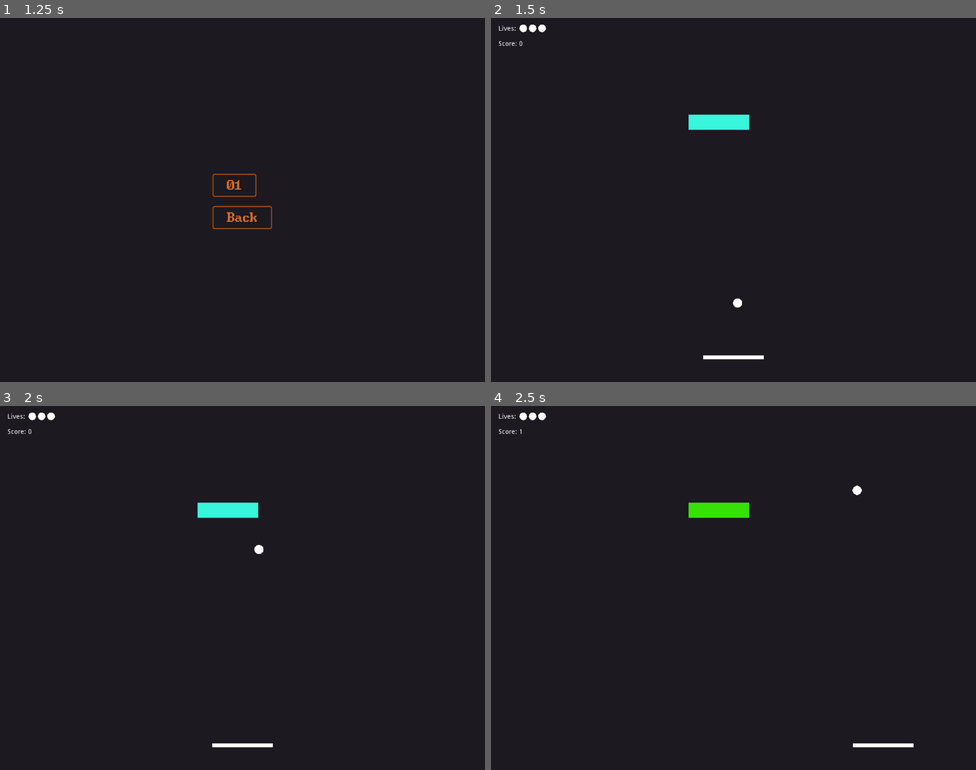
Above: before the commit, frames 1-4 (two rows, left to right).
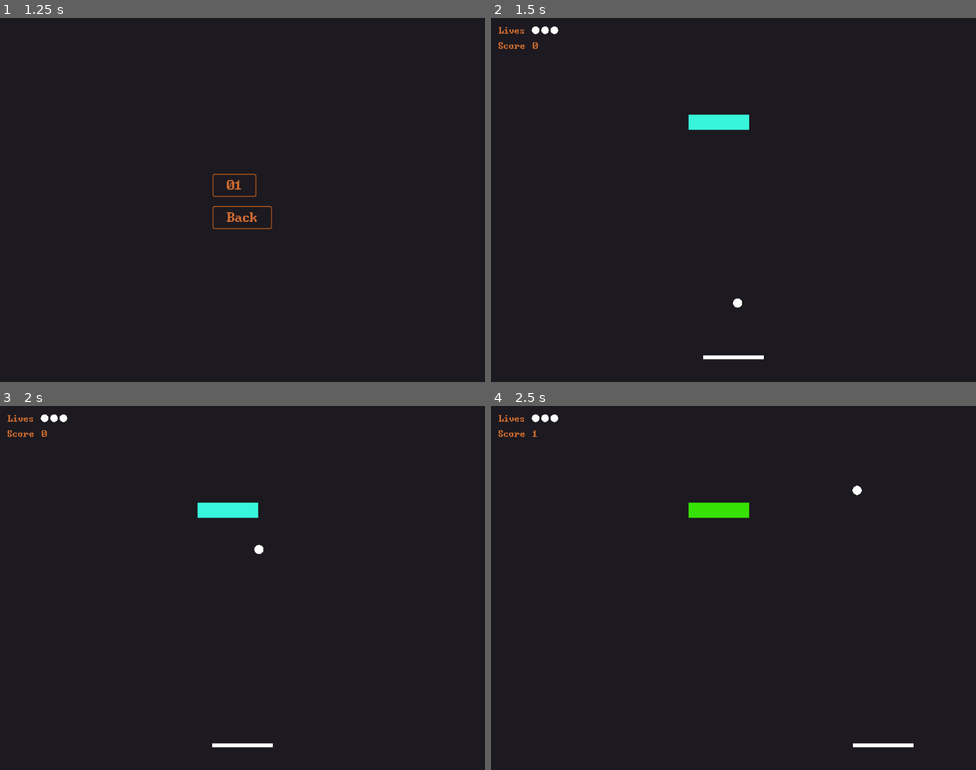
Above: after the commit, the same moments.

Repository: nbetts/MyBreakout
Game: Godot game, scene res://Game.tscn
Two runs of this game, one before a commit and one after it. Both use one fixed random seed, a clock stepped at 60 frames per second and the inputs below.
Inputs:
- Up to frame 1 (1.25 s): click "Play" at 0.5 s
- Up to frame 2 (1.5 s): click "01" at 1.25 s
- Up to frame 3 (2 s): no input
- Up to frame 4 (2.5 s): hold Right (ui_right) from 2.03 s (still down)

Frame 1 is identical in both runs. In frame 2, 0.3% of the frame differs, in the area x 1-14%, y 1-9%; in frame 3, 0.3%; in frame 4, 0.3%.

Commit message:
make field UI look nicer

Diff:
--- a/entities/field/Field.gd
+++ b/entities/field/Field.gd
@@ -13,8 +13,8 @@
 var max_level_score = 0
 
 onready var paddle = $Paddle
-onready var livesIndicator = $LivesIndicator
-onready var scoreLabel = $ScoreLabel
+onready var livesIndicator = $HUD/LivesIndicator
+onready var scoreLabel = $HUD/ScoreLabel
 
 func _ready():
 	randomize()
@@ -73,4 +73,4 @@
 
 func update_score(score):
 	player_score = score
-	scoreLabel.text = 'Score: ' + str(score)
+	scoreLabel.text = 'Score   ' + str(score)
--- a/entities/field/Field.tscn
+++ b/entities/field/Field.tscn
@@ -1,8 +1,10 @@
-[gd_scene load_steps=8 format=2]
+[gd_scene load_steps=12 format=2]
 
 [ext_resource path="res://entities/paddle/Paddle.tscn" type="PackedScene" id=1]
 [ext_resource path="res://entities/field/Field.gd" type="Script" id=2]
 [ext_resource path="res://ui/ball.png" type="Texture" id=3]
+[ext_resource path="res://ui/windows_command_prompt.tres" type="DynamicFontData" id=4]
+[ext_resource path="res://ui/theme.tres" type="Theme" id=5]
 
 [sub_resource type="RectangleShape2D" id=1]
 extents = Vector2( 512, 7.99994 )
@@ -15,6 +17,14 @@
 
 [sub_resource type="RectangleShape2D" id=4]
 extents = Vector2( 512, 8 )
+
+[sub_resource type="DynamicFont" id=5]
+size = 24
+font_data = ExtResource( 4 )
+
+[sub_resource type="DynamicFont" id=6]
+size = 24
+font_data = ExtResource( 4 )
 
 [node name="Field" type="Node2D"]
 script = ExtResource( 2 )
@@ -47,21 +57,30 @@
 [node name="Paddle" parent="." instance=ExtResource( 1 )]
 position = Vector2( 512, 716 )
 
-[node name="LivesLabel" type="Label" parent="."]
-margin_left = 16.0
-margin_top = 16.0
-margin_right = 56.0
-margin_bottom = 30.0
-text = "Lives:"
+[node name="HUD" type="Control" parent="."]
+margin_right = 40.0
+margin_bottom = 40.0
+theme = ExtResource( 5 )
 __meta__ = {
 "_edit_use_anchors_": false
 }
 
-[node name="LivesIndicator" type="TextureRect" parent="."]
-margin_left = 60.0
-margin_top = 14.0
-margin_right = 100.0
-margin_bottom = 46.0
+[node name="LivesLabel" type="Label" parent="HUD"]
+margin_left = 16.0
+margin_top = 16.0
+margin_right = 72.0
+margin_bottom = 38.0
+custom_fonts/font = SubResource( 5 )
+text = "Lives"
+__meta__ = {
+"_edit_use_anchors_": false
+}
+
+[node name="LivesIndicator" type="TextureRect" parent="HUD"]
+margin_left = 86.0
+margin_top = 18.0
+margin_right = 126.0
+margin_bottom = 50.0
 rect_scale = Vector2( 0.5, 0.5 )
 texture = ExtResource( 3 )
 stretch_mode = 2
@@ -69,12 +88,13 @@
 "_edit_use_anchors_": false
 }
 
-[node name="ScoreLabel" type="Label" parent="."]
+[node name="ScoreLabel" type="Label" parent="HUD"]
 margin_left = 16.0
 margin_top = 48.0
 margin_right = 67.0
 margin_bottom = 62.0
-text = "Score: 0"
+custom_fonts/font = SubResource( 6 )
+text = "Score   0"
 __meta__ = {
 "_edit_use_anchors_": false
 }
